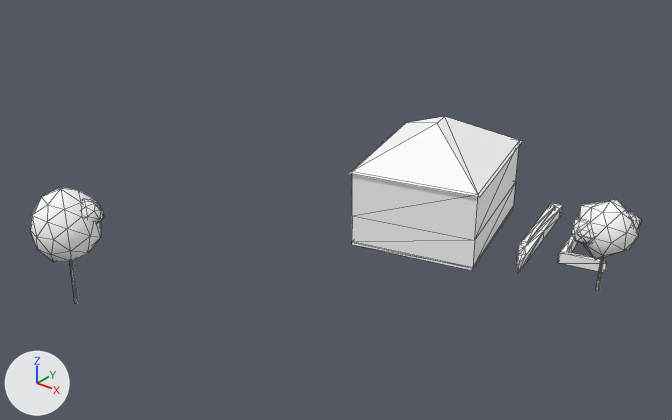
What one commit did to the glTF model cities/arlov-borggatan/pack/tiles/c-4_-6.glb.
The view is the same before and after, from a camera (50 mm lens) standing at (-144.4, -411.7, 59.1) and looking at (-209.0, -331.0, 9.0). Every picture has the same lights, and +X, +Y and +Z are marked at lower left. The older version comes first. Mesh edges are drawn as thin lines. Where no turn or scale is listed for an object, it has been applied to the vertices. Vertices at exactly the same position are counted once.

The older version as bpy lines, for what is in view:
```python
me_sm_building_w89610434 = bpy.data.meshes.new('SM_Building_w89610434')
me_sm_building_w89610434.from_pydata(...)  # 26 vertices, 30 faces; spans x -11.0..11.0, y -12.1..12.1, z -7.9..7.9
# faces by material slot: [8, 8, 6, 8]
me_sm_building_w89610434.materials.append(mat_m_wall_brick_brown_upper)  # white #ffffff
me_sm_building_w89610434.materials.append(mat_m_wall_brick_brown_ground)  # white #ffffff
me_sm_building_w89610434.materials.append(mat_m_roof_tiles_red)  # white #ffffff
me_sm_building_w89610434.materials.append(mat_m_concrete)  # white #ffffff
me_sm_trees__4__6 = bpy.data.meshes.new('SM_Trees_-4_-6')
me_sm_trees__4__6.from_pydata(...)  # 276 vertices, 504 faces; spans x -27.9..27.9, y -24.0..24.0, z -7.5..7.5
# faces by material slot: [24, 480]
me_sm_trees__4__6.materials.append(mat_m_bark_wood)  # white #ffffff
me_sm_trees__4__6.materials.append(mat_m_leaf)  # white #ffffff
me_sm_wall_hedge__4__6 = bpy.data.meshes.new('SM_Wall_Hedge_-4_-6')
me_sm_wall_hedge__4__6.from_pydata(...)  # 93 vertices, 138 faces; spans x -6.9..6.9, y -10.9..10.9, z -0.9..0.9
me_sm_wall_hedge__4__6.materials.append(mat_m_hedge)  # white #ffffff
ob_sm_building_w89610434 = bpy.data.objects.new('SM_Building_w89610434', me_sm_building_w89610434)
ob_sm_building_w89610434.location = (-206.5, -311.8, 7.9)
ob_sm_trees__4__6 = bpy.data.objects.new('SM_Trees_-4_-6', me_sm_trees__4__6)
ob_sm_trees__4__6.location = (-204.6, -336.5, 8.1)
ob_sm_wall_hedge__4__6 = bpy.data.objects.new('SM_Wall_Hedge_-4_-6', me_sm_wall_hedge__4__6)
ob_sm_wall_hedge__4__6.location = (-188.6, -306.6, 1.5)
```
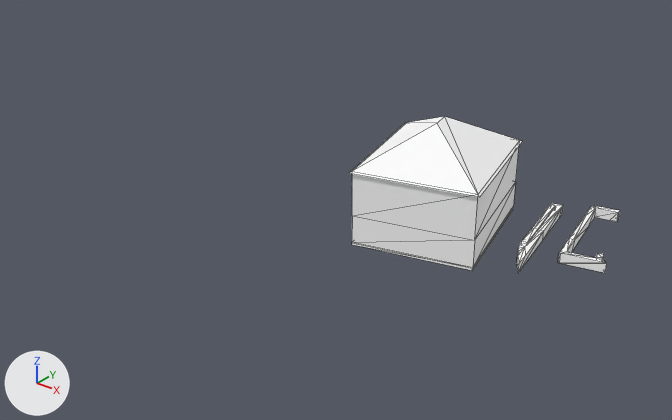
The newer file is also turned or shifted as a whole; pictures and numbers use the older file's frame.

Pixel boxes (x1, y1, x2, y2) of what changed, in the pictures (672 x 420 px; the box of a moved part takes in the faces that stretch with it):
'SM_Trees_-4_-6', deleted
    before: (30, 188, 641, 304)
    faces in mat_m_leaf (white #ffffff): (30, 188, 641, 262)
    faces in mat_m_bark_wood (white #ffffff): (70, 257, 604, 304)
'SM_Wall_Hedge_-4_-6', reshaped
    before: (517, 203, 607, 273)
    after: (517, 203, 620, 273)
part 1 of me_sm_wall_hedge__4__6, moved or reshaped
    before: (517, 203, 600, 272)
    after: (517, 203, 603, 272)

The change, as a list of edits to the scene's bpy script:
```text
Change me_sm_wall_hedge__4__6:
    used by ob_sm_wall_hedge__4__6; location = (-188.6, -306.6, 1.5)
    remove me_sm_wall_hedge__4__6.from_pydata(...)  # 93 vertices, 138 faces; spans x -6.9..6.9, y -10.9..10.9, z -0.9..0.9
    add me_sm_wall_hedge__4__6.from_pydata(...)  # 88 vertices, 128 faces; spans x -6.9..6.9, y -10.9..10.9, z -0.9..0.9
    me_sm_wall_hedge__4__6 part 1
    7 vertices are removed from x -6.7..1.1, y -8.4..6.6, z -0.8..0.7
    45 faces are deleted
    2 vertices are added at (1.1, -5.4, -0.7), (0.9, -0.9, 0.7)
    35 new faces join them
Remove ob_sm_trees__4__6:
    ob_sm_trees__4__6 = bpy.data.objects.new('SM_Trees_-4_-6', me_sm_trees__4__6)
    ob_sm_trees__4__6.location = (-204.6, -336.5, 8.1)
```
